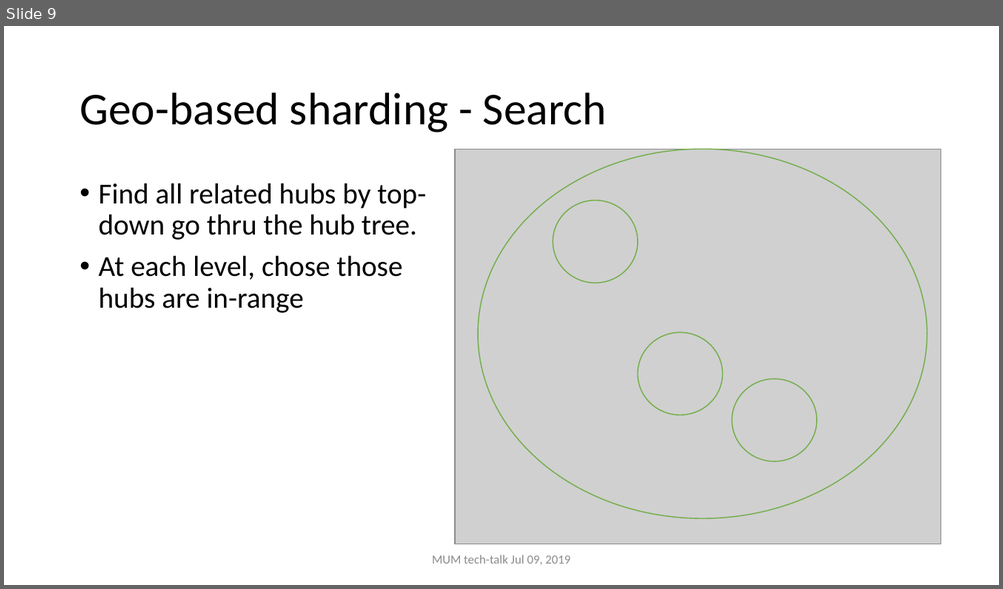
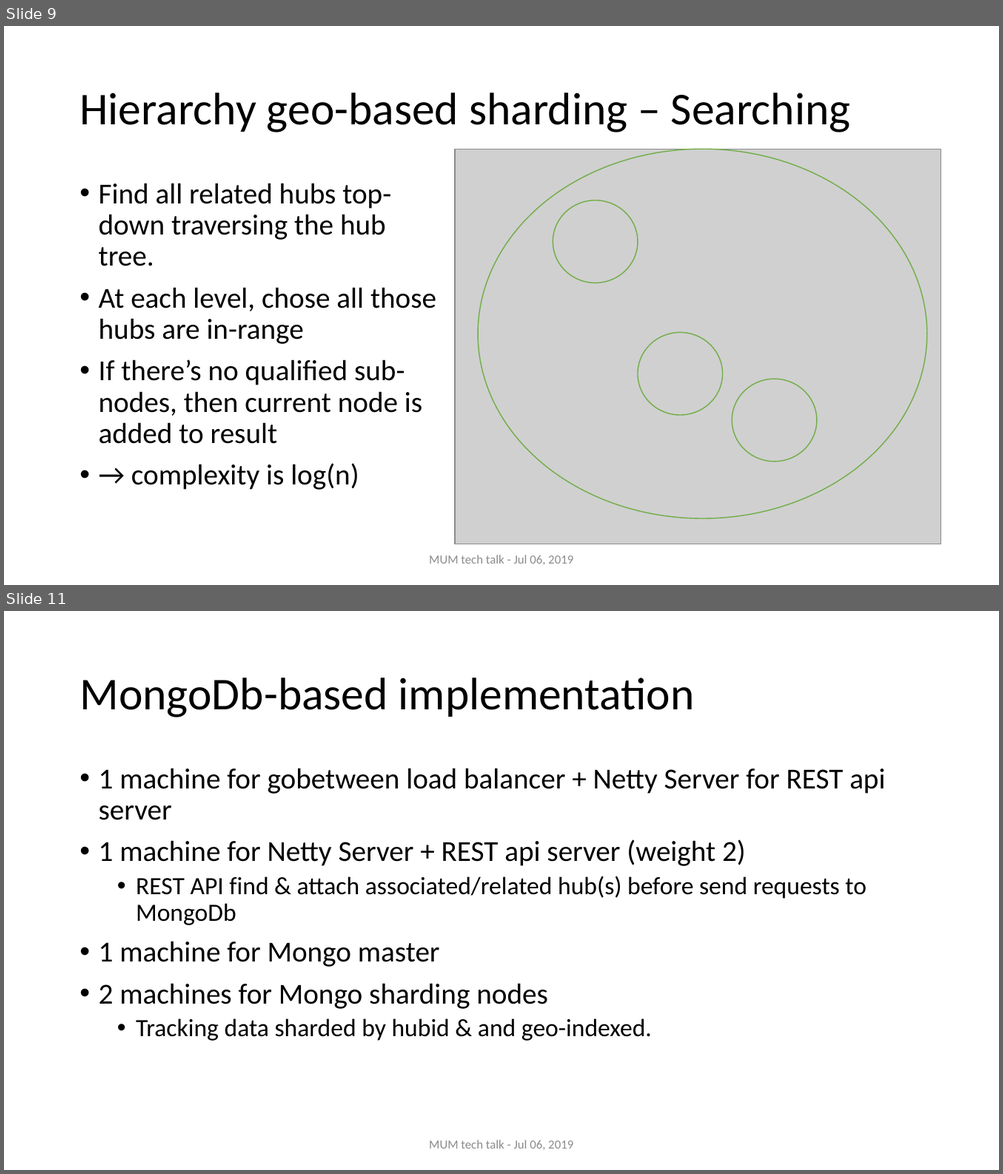
Before and after one commit to nghianghesi/hms, a slide deck: slide.pptx. Shown one above the other, each under a label of ours: slide 9 before the commit, slides 9 and 11 after it; the slides between them are not shown. The pictures are 1003x589 and 1003x1174 pixels, drawn with LibreOffice and Linux fonts; fonts in the diff are those of the drawing; grey boxes stand for pictures. Boxes give left, top, right and bottom in pixels: in the first picture for what was removed or moved away, otherwise in the second. Text is boxed around its words. In the diff, an @@ line names an element or a change of style, - is before the commit and + after.

```diff
--- a/slide.pptx
+++ b/slide.pptx
@@ slide 11 added at box(4, 611, 999, 1170), background #FFFFFF @@
@@ title added at box(79, 678, 694, 718), 44 pt, text #000000 @@
+MongoDb-based implementation
@@ text added at box(99, 768, 885, 1041), 28 pt, text #000000 @@
+• 1 machine for gobetween load balancer + Netty Server for REST api server
+• 1 machine for Netty Server + REST api server (weight 2)
+  • REST API find & attach associated/related hub(s) before send requests to MongoDb
+• 1 machine for Mongo master
+• 2 machines for Mongo sharding nodes
+  • Tracking data sharded by hubid & and geo-indexed.
@@ text added at box(429, 1140, 573, 1150), 12 pt, text #8C8C8C @@
+MUM tech talk - Jul 06, 2019
@@ slide 9 changed as well @@
@@ title at box(79, 93, 851, 133): text changed @@
-Geo-based sharding - Search
+Hierarchy geo-based sharding – Searching
@@ text at box(99, 183, 436, 490): text changed @@
-• Find all related hubs by top-down go thru the hub tree.
-• At each level, chose those hubs are in-range
+• Find all related hubs top-down traversing the hub tree.
+• At each level, chose all those hubs are in-range
+• If there’s no qualified sub-nodes, then current node is added to result
+• → complexity is log(n)
@@ text at box(429, 555, 573, 565): text changed @@
-MUM tech-talk Jul 09, 2019
+MUM tech talk - Jul 06, 2019
```
Also in this commit, not shown: 8 other slides changed, 18 other slides added.
